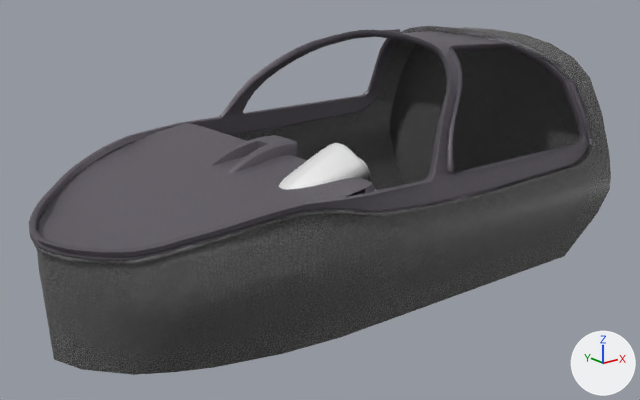
The Blender file Models/Interior/cockpit-2.blend: old version first, new version second.
Before and after are seen from a 50 mm camera at (-3.78, -2.28, 0.5) aimed at (-2.0, -0.06, -0.39). The axes (+X, +Y, +Z) are drawn at lower right. The lights are the same throughout.

In view in the first picture: 'canopy', 'dashboard', 'instrument cluster', 'walls'.
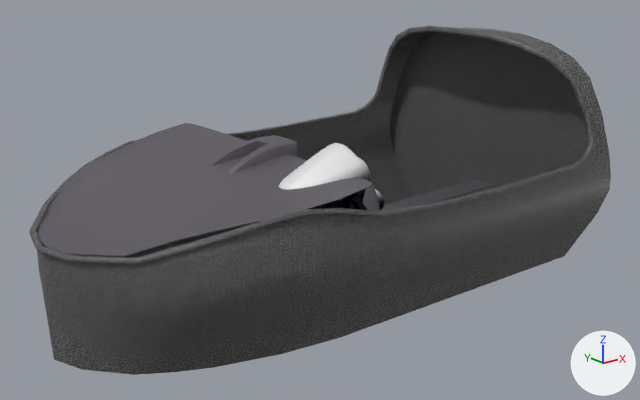
Where the change shows, as pixel boxes [x1, y1, x2, y2] in the pictures (640 x 400 px):
'canopy', hidden
    before: [29, 26, 593, 260]
'middle console', unchanged, uncovered by the edit
    after: [173, 179, 495, 247]

The change in detail:
Object 'canopy' (ob_canopy) is now hidden.
